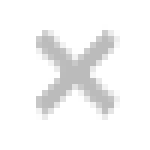
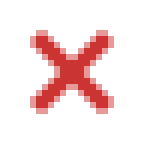
Layered file, before and after one edit (150 x 150). Changes by layer:
renamed "Layer 1 copy 4" to "Layer 2", painted on it over [30, 30, 120, 120]
